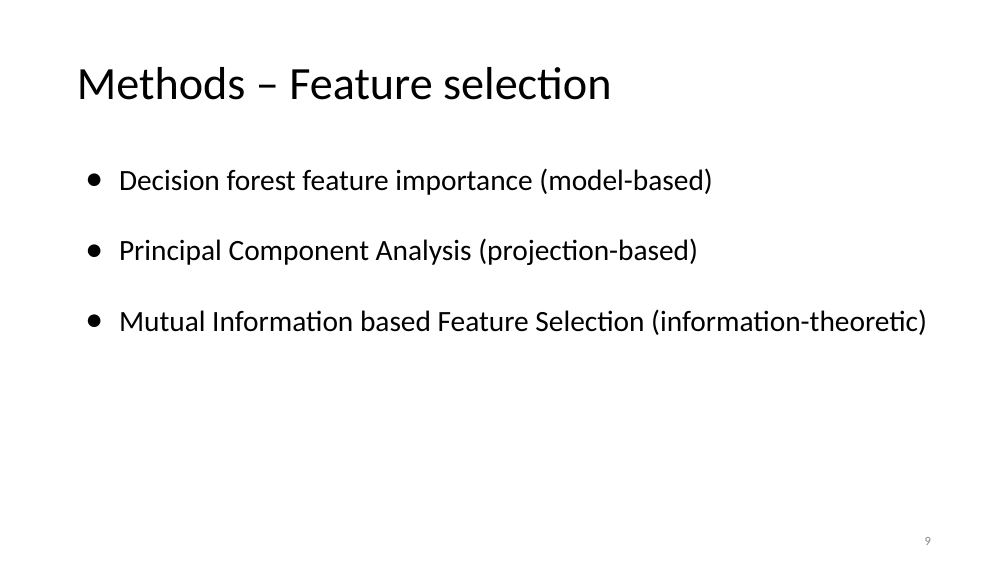
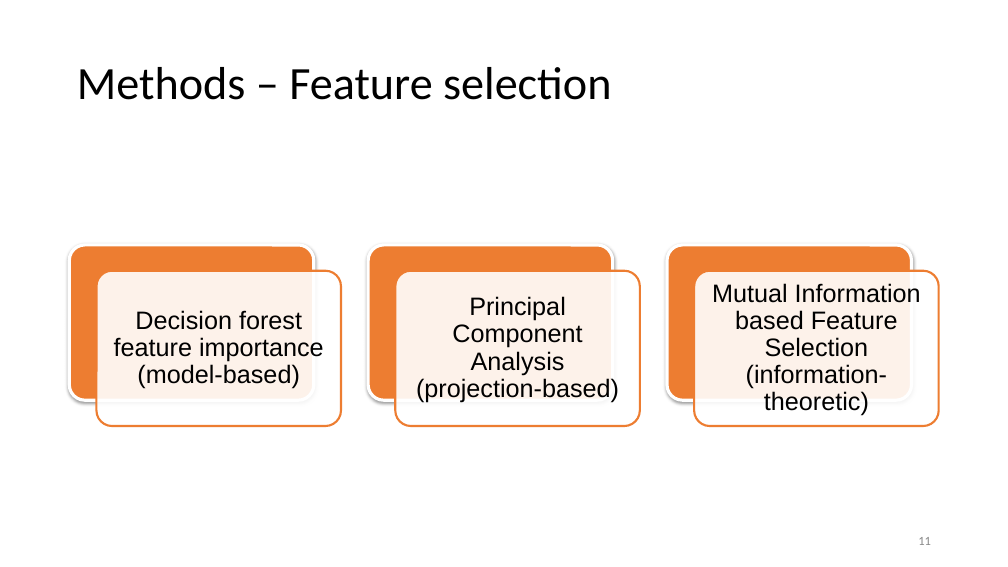
Before and after one commit to zejunyan/mialab, a slide deck: slide 11 of .github/workflows/Group 6 mialab-presentation.pptx (slide 9 before the commit). Drawn at 1008x567 pixels with LibreOffice and Linux fonts; fonts in the diff are those of the drawing; background and template pictures are left out. Boxes give left, top, right and bottom in pixels: in the first picture for what was removed or moved away, otherwise in the second. Text is boxed around its words. In the diff, an @@ line names an element or a change of style, - is before the commit and + after.

```diff
--- a/.github/workflows/Group 6 mialab-presentation.pptx
+++ b/.github/workflows/Group 6 mialab-presentation.pptx
@@ text at <box>119,168,713,265</box>: paragraphs removed @@
-● Decision forest feature importance (model-based)
-● Principal Component Analysis (projection-based)
@@ group added at <box>70,245,938,426</box>: 6 rounded rectangles, 2 texts @@
+Decision forest feature importance (model-based)
+Principal Component Analysis (projection-based)
@@ text "Mutual Information based Feature Selection ...": place and size @@
-text "Mutual Information based Feature Selection ..." at <box>119,168,927,335</box>
+text "Mutual Information based Feature Selection ..." at <box>712,283,921,416</box>
@@ text "Mutual Information based Feature Selection ..." at <box>712,283,921,416</box>: size 28 to 24 pt, font Calibri to Arial; alignment left to centre; bullet ● to none; line spacing 1 to 0.9; more space between paragraphs; vertical alignment top to middle @@
@@ page number at <box>918,537,931,545</box>: text changed @@
-9
+11
```
Also in this commit, not shown: 4 other slides changed, 3 slides added, 4 slides removed.
